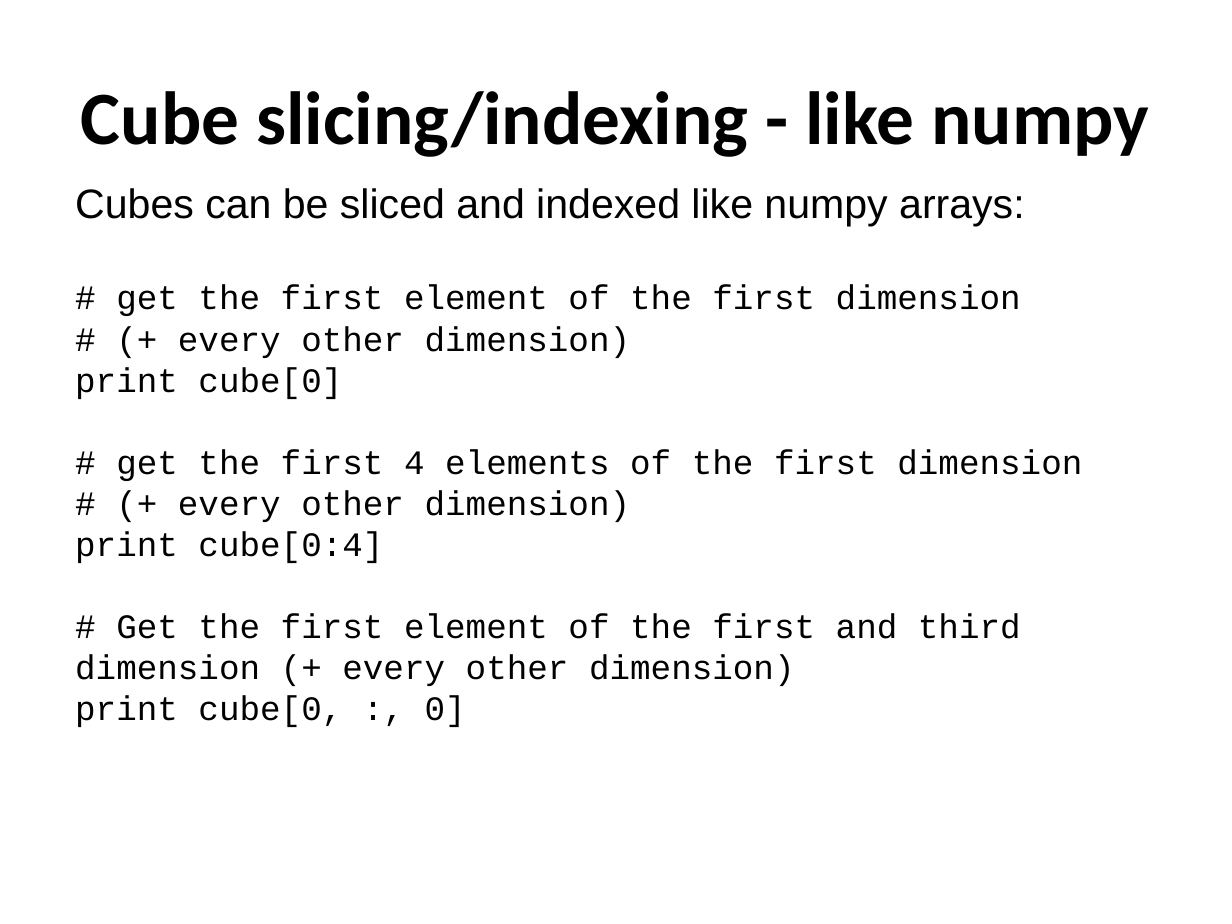
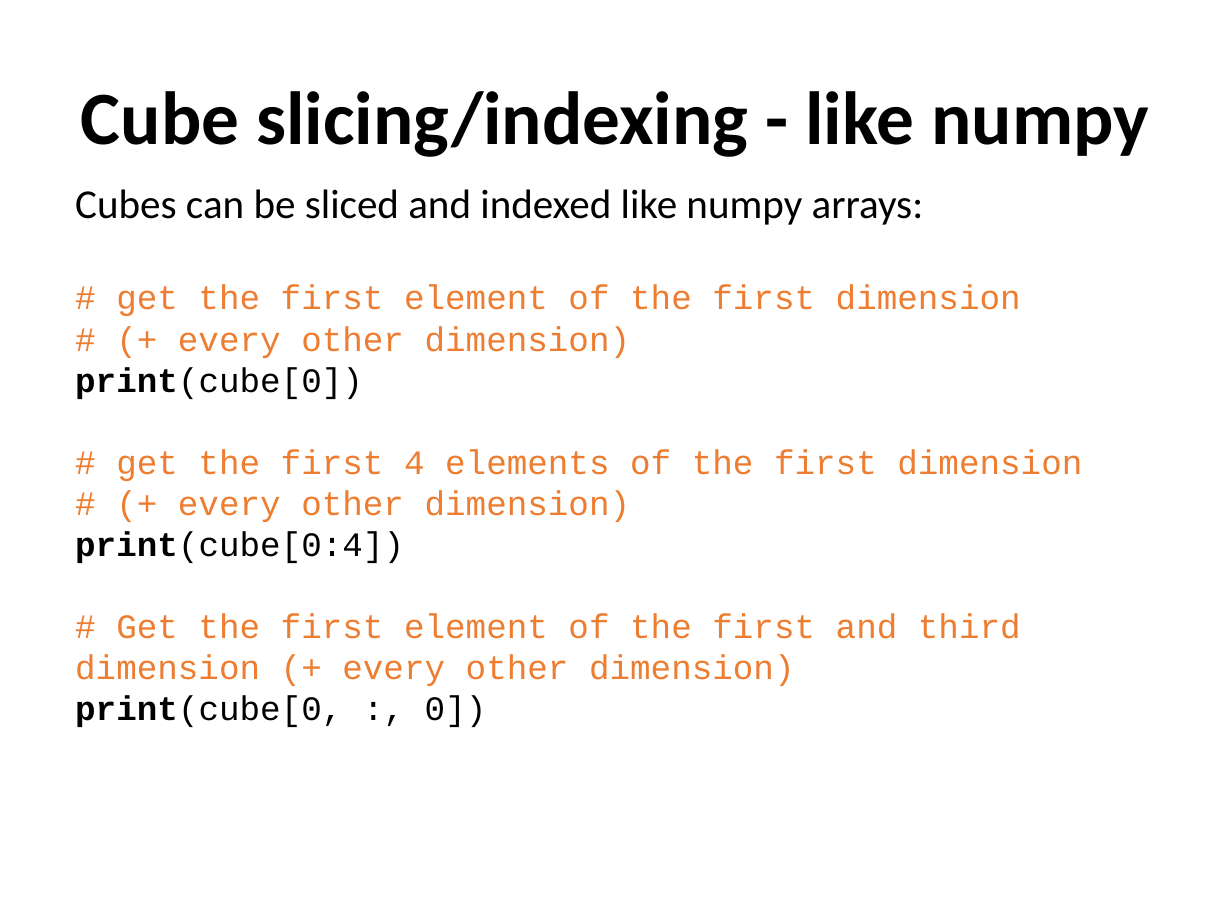
Before and after one commit to ncasuk/ncas-isc, a slide deck: slide 12 of python/presentations/data_tools/01_iris.ppt. Drawn at 1232x924 pixels with LibreOffice and Linux fonts; fonts in the diff are those of the drawing; background and template pictures are left out. Boxes give left, top, right and bottom in pixels: in the first picture for what was removed or moved away, otherwise in the second. Text is boxed around its words. In the diff, an @@ line names an element or a change of style, - is before the commit and + after.

```diff
--- a/python/presentations/data_tools/01_iris.ppt
+++ b/python/presentations/data_tools/01_iris.ppt
@@ text at (75,189,1082,686): font Arial to Calibri in "Cubes can be sliced and indexed like ..."; text colour #000000 to #ED7D31 in "# get the first element of the ...", "# get the first 4 elements of ...", "# (+ every other dimension)", "# Get the first element of the ..." @@
@@ text at (75,367,363,399): text changed @@
-print cube[0]
+print(cube[0])
@@ text at (75,531,404,563): text changed @@
-print cube[0:4]
+print(cube[0:4])
@@ text at (75,695,487,727): text changed @@
-print cube[0, :, 0]
+print(cube[0, :, 0])
```
Also in this commit, not shown: 15 other slides changed, 1 slide added, 1 slide removed, 1 other file.
